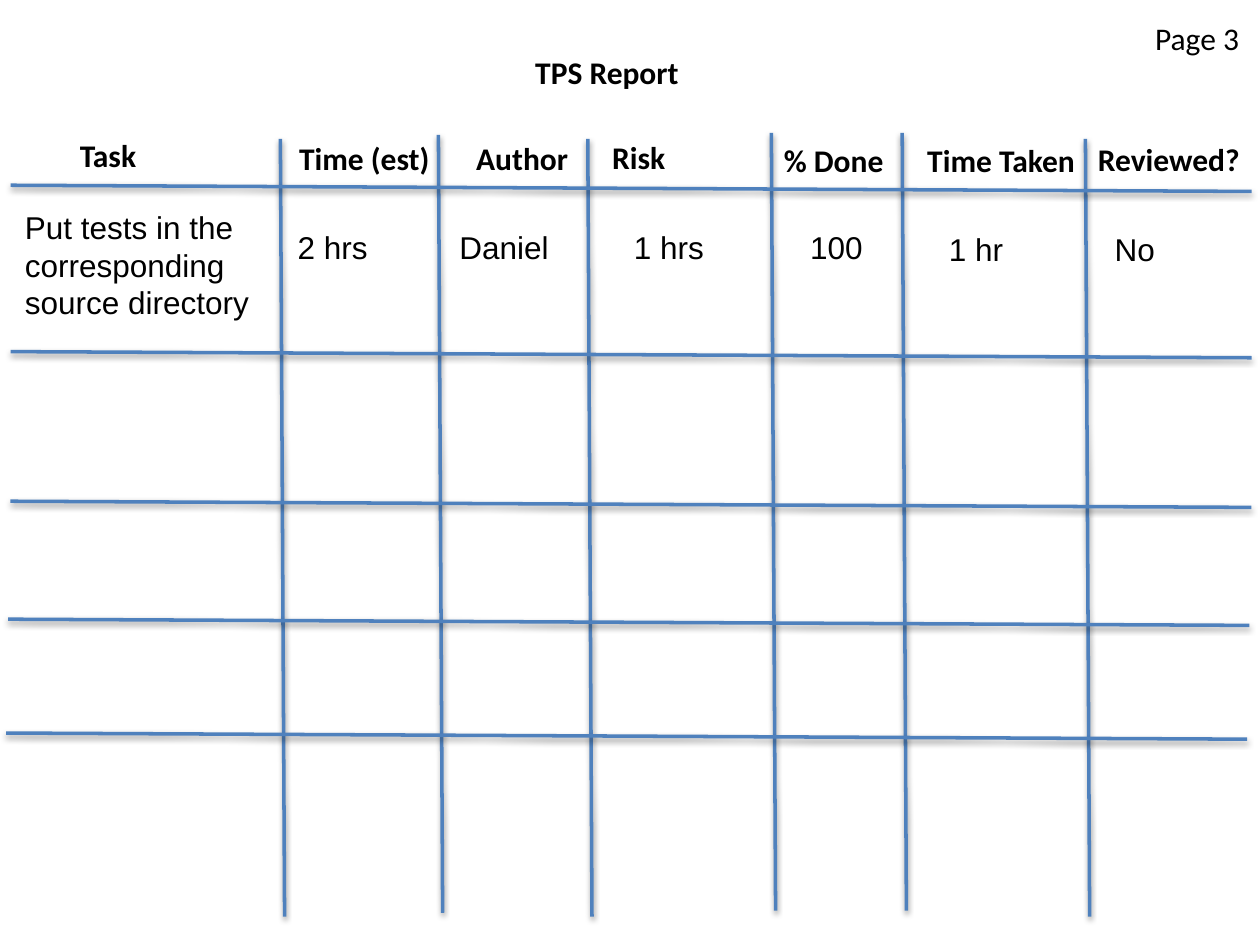
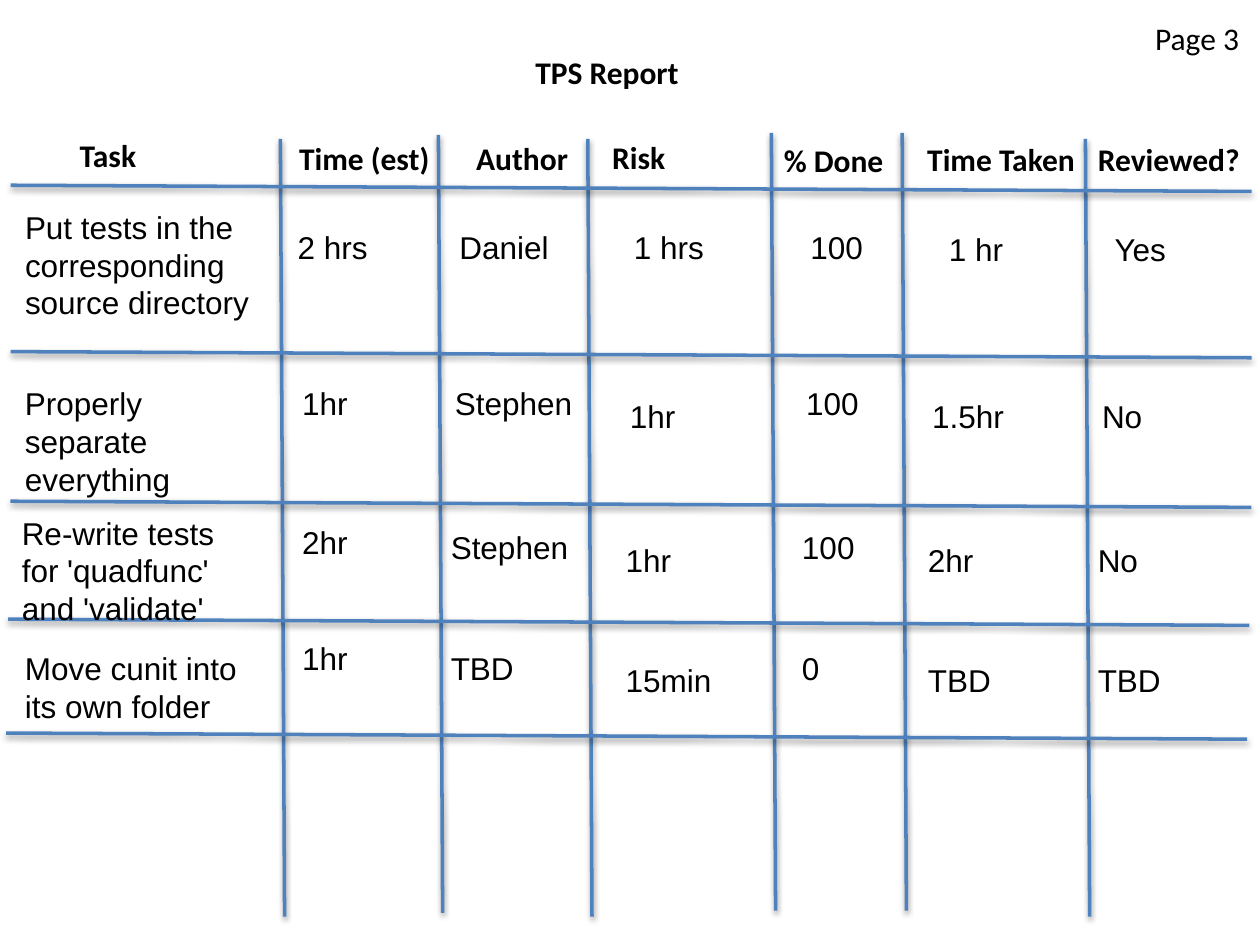
Before and after one commit to strangeprogrammer/CS4900QuadraticSolve, a slide deck: slide 4 of Tps_Stories.pptx. Drawn at 1260x945 pixels with LibreOffice and Linux fonts; fonts in the diff are those of the drawing. Boxes give left, top, right and bottom in pixels: in the first picture for what was removed or moved away, otherwise in the second. Text is boxed around its words. In the diff, an @@ line names an element or a change of style, - is before the commit and + after.

```diff
--- a/Tps_Stories.pptx
+++ b/Tps_Stories.pptx
@@ text added at [1115,239,1166,262], 18 pt, text #000000 @@
+Yes
@@ text added at [25,392,170,497], 18 pt, text #000000 @@
+Properly separate everything
@@ text added at [302,392,348,415], 18 pt, text #000000 @@
+1hr
@@ text added at [455,392,572,421], 18 pt, text #000000 @@
+Stephen
@@ text added at [630,405,676,428], 18 pt, text #000000 @@
+1hr
@@ text added at [806,393,859,416], 18 pt, text #000000 @@
+100
@@ text added at [932,405,1004,429], 18 pt, text #000000 @@
+1.5hr
@@ text "No": place and size @@
-text "No" at [1115,239,1155,262]
+text "No" at [1102,406,1142,429]
@@ text added at [22,522,214,622], 18 pt, text #000000 @@
+Re-write tests for 'quadfunc' and 'validate'
@@ text added at [302,531,348,554], 18 pt, text #000000 @@
+2hr
@@ text added at [451,536,568,565], 18 pt, text #000000 @@
+Stephen
@@ text added at [802,537,855,560], 18 pt, text #000000 @@
+100
@@ text added at [626,549,672,572], 18 pt, text #000000 @@
+1hr
@@ text added at [928,549,974,572], 18 pt, text #000000 @@
+2hr
@@ text added at [1098,550,1138,573], 18 pt, text #000000 @@
+No
@@ text added at [25,657,237,719], 18 pt, text #000000 @@
+Move cunit into its own folder
@@ text added at [302,647,348,670], 18 pt, text #000000 @@
+1hr
@@ text added at [451,658,514,680], 18 pt, text #000000 @@
+TBD
@@ text added at [802,658,820,681], 18 pt, text #000000 @@
+0
@@ text added at [626,669,712,693], 18 pt, text #000000 @@
+15min
@@ text added at [928,670,991,692], 18 pt, text #000000 @@
+TBD
@@ text added at [1098,670,1161,692], 18 pt, text #000000 @@
+TBD
```
Also in this commit, not shown: 2 other slides changed.
